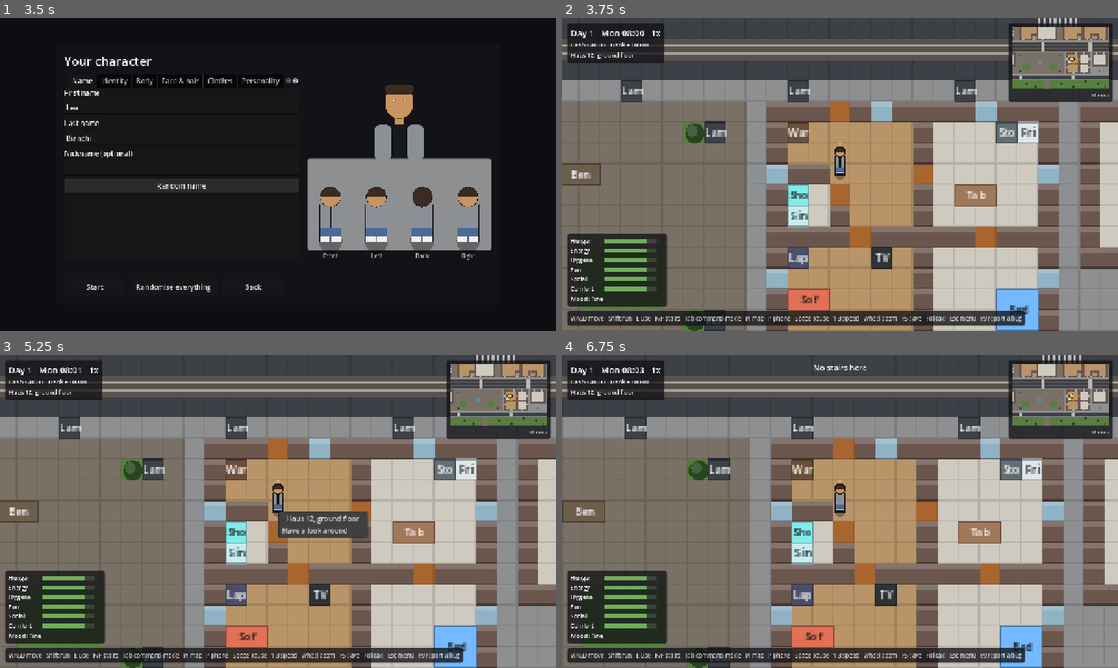
Above: before the commit, frames 1-4 (two rows, left to right).
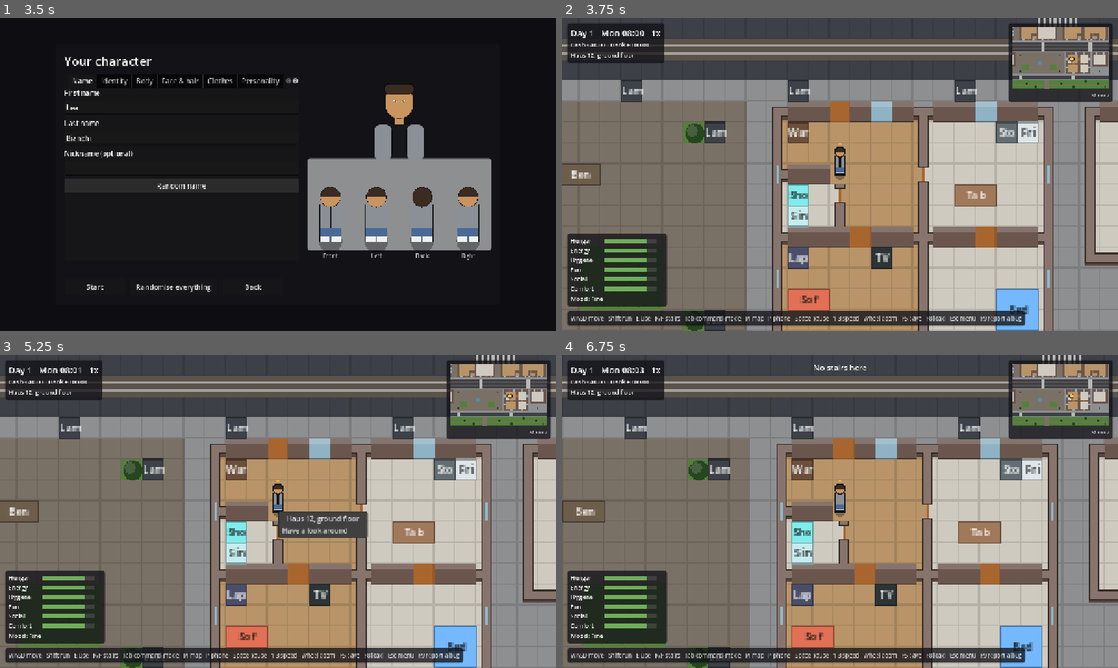
Above: after the commit, the same moments.

Repository: musterm4nn-alt/last-tram
Game: Godot game, scene res://game/main.tscn
The game is run twice, just before and just after one commit, with the same random seed, the same clock (stepped at 60 frames per second) and the same inputs.
Inputs (mouse positions are in pixels of both pictures, inside the frame that each line leads up to):
- Up to frame 1 (3.5 s): click "New game" at 0.5 s; click (183, 108) at 1.27 s; type "12" at 1.35 s; click (183, 136) at 1.5 s; type "12" at 1.58 s; click (183, 168) at 1.73 s; type "12" at 1.82 s; tap Enter (ui_accept) at 2, 2.27 s; move the mouse to (400, 158) at 2.02 s; hold D (move_right) 2.03-2.75 s; hold E (interact) 2.03-2.75 s; click (400, 158) at 2.17 s; tap Shift (run) at 2.3 s; click "Random name" at 2.75 s
- Up to frame 2 (3.75 s): click "Start" at 3.5 s
- Up to frame 3 (5.25 s): tap Enter (ui_accept) at 4.25, 5 s; drag from (166, 527) to (250, 574) at 4.27 s; move the mouse to (333, 442) at 5.02 s; hold D (move_right) from 5.03 s (still down); hold E (interact) from 5.03 s (still down)
- Up to frame 4 (6.75 s): tap Shift (run) at 5.3 s; release D (move_right) at 5.75 s; release E (interact) at 5.75 s; tap Enter (ui_accept) at 5.75, 6.5 s; drag from (812, 574) to (673, 464) at 5.77 s; move the mouse to (1006, 558) at 6.52 s; hold A (move_left) from 6.53 s (still down); hold Page Up (level_up) from 6.53 s (still down)

Frame 1 is identical in both runs. In frame 2, 9.2% of the frame differs, in the area x 36-100%, y 26-100%; in frame 3, 8.9%; in frame 4, 9.6%, in the area x 37-100%, y 26-100%.

Commit message:
T-0085: walls drawn by direction (thin walls, side windows)
Also files T-0086 (hidden interiors), which builds on it.

Co-Authored-By: Claude Opus 5.5 <noreply@anthropic.com>

Diff:
--- a/game/view2d/art_set.gd
+++ b/game/view2d/art_set.gd
@@ -12,6 +12,8 @@
 var name: String = ""
 ## Problems found while loading. The entries they concern were dropped.
 var errors: Array[String] = []
+## Optional colours of thin walls (T-0085): any of "top", "edge", "face", "glass".
+var thin_walls: Dictionary = {}
 
 var _sheets: Dictionary[String, Texture2D] = {}
 ## terrain id -> {"sheet": String, "cell": Vector2i, "variants": int}
@@ -82,6 +84,16 @@
 		var terrain := reader.read_obj(data, "terrain", path)
 		for terrain_id: Variant in terrain:
 			_read_terrain(str(terrain_id), terrain[terrain_id], content, reader, path)
+	if data.has("thin_walls"):
+		var colors := reader.read_obj(data, "thin_walls", path)
+		for key: Variant in colors:
+			var ctx := "%s: thin_walls '%s'" % [path, key]
+			if not str(key) in ["top", "edge", "face", "glass"]:
+				reader.error("%s: unknown colour (use top, edge, face, glass)" % ctx)
+			elif not colors[key] is String or not Color.html_is_valid(colors[key]):
+				reader.error("%s: must be a colour like \"#aabbcc\"" % ctx)
+			else:
+				thin_walls[str(key)] = Color(colors[key])
 	if data.has("objects"):
 		var objects := reader.read_obj(data, "objects", path)
 		for def_id: Variant in objects:
--- /dev/null
+++ b/game/view2d/wall_layer_2d.gd
@@ -0,0 +1,130 @@
+class_name WallLayer2D
+extends Node2D
+## Draws one floor's thin walls and doorways (WallShapes.THIN / DOORWAY, T-0085) above that
+## floor's TileMapLayer: the ground beside the wall in four quadrants, then a 6-px wall band
+## through the middle of the cell with arms to the neighbouring walls, a narrow face under
+## horizontal runs, glass in windows, jambs and a threshold in doorways. WorldView2D builds it
+## with add_cell() and the colours; it only redraws when rebuilt.
+
+const BAND_FROM: int = 5
+const BAND: int = 6
+
+## Colours: "top", "edge", "face", "glass", "door".
+var colors: Dictionary = {}
+var _cells: Array[Dictionary] = []
+
+
+## The colours for walls whose base (average) colour is `base`.
+static func colors_for(base: Color, door: Color) -> Dictionary:
+	return {
+		"top": base.lightened(0.18),
+		"edge": base.darkened(0.5),
+		"face": base.darkened(0.18),
+		"glass": Color("#8fb8c9"),
+		"door": door,
+	}
+
+
+## True when a wall with these arms runs east-west (for the glass of a window): it has both
+## east and west arms, or east or west but neither north nor south. At a T-junction the
+## straight run wins.
+static func runs_across(arms: int) -> bool:
+	var across := (arms & WallShapes.ARM_E != 0) and (arms & WallShapes.ARM_W != 0)
+	var down := (arms & WallShapes.ARM_N != 0) and (arms & WallShapes.ARM_S != 0)
+	if across != down:
+		return across
+	return arms & (WallShapes.ARM_N | WallShapes.ARM_S) == 0
+
+
+## Adds a cell to draw. `quads` holds four {"texture", "region"} grounds (NW, NE, SW, SE),
+## each possibly empty.
+func add_cell(cell: Vector2i, kind: int, arms: int, window: bool, quads: Array[Dictionary]) -> void:
+	_cells.append({"cell": cell, "kind": kind, "arms": arms, "window": window, "quads": quads})
+	queue_redraw()
+
+
+func _draw() -> void:
+	var px := ViewConfig.TILE_PX
+	var half := px / 2
+	for entry: Dictionary in _cells:
+		var origin: Vector2 = Vector2(entry["cell"]) * px
+		var quads: Array[Dictionary] = entry["quads"]
+		for q: int in 4:
+			var ground: Dictionary = quads[q]
+			if ground.is_empty():
+				continue
+			var offset := Vector2i((q % 2) * half, (q / 2) * half)
+			var region: Rect2i = ground["region"]
+			draw_texture_rect_region(ground["texture"], Rect2(origin + Vector2(offset), Vector2(half, half)),
+					Rect2(Vector2(region.position + offset), Vector2(half, half)))
+		if int(entry["kind"]) == WallShapes.DOORWAY:
+			_draw_doorway(origin, int(entry["arms"]))
+		else:
+			_draw_band(origin, int(entry["arms"]), bool(entry["window"]))
+
+
+## The wall band: the edge colour one pixel wider, the top inside it, then the face strip.
+func _draw_band(origin: Vector2, arms: int, window: bool) -> void:
+	var px := ViewConfig.TILE_PX
+	var a := BAND_FROM
+	var b := BAND_FROM + BAND
+	var edge: Color = colors["edge"]
+	var top: Color = colors["top"]
+	_rect(origin, Rect2i(a - 1, a - 1, BAND + 2, BAND + 2), edge)
+	if arms & WallShapes.ARM_N:
+		_rect(origin, Rect2i(a - 1, 0, BAND + 2, a), edge)
+	if arms & WallShapes.ARM_S:
+		_rect(origin, Rect2i(a - 1, b, BAND + 2, px - b), edge)
+	if arms & WallShapes.ARM_E:
+		_rect(origin, Rect2i(b, a - 1, px - b, BAND + 2), edge)
+	if arms & WallShapes.ARM_W:
+		_rect(origin, Rect2i(0, a - 1, a, BAND + 2), edge)
+	_rect(origin, Rect2i(a, a, BAND, BAND), top)
+	if arms & WallShapes.ARM_N:
+		_rect(origin, Rect2i(a, 0, BAND, a + 1), top)
+	if arms & WallShapes.ARM_S:
+		_rect(origin, Rect2i(a, b - 1, BAND, px - b + 1), top)
+	if arms & WallShapes.ARM_E:
+		_rect(origin, Rect2i(b - 1, a, px - b + 1, BAND), top)
+	if arms & WallShapes.ARM_W:
+		_rect(origin, Rect2i(0, a, a + 1, BAND), top)
+	# The narrow face under horizontal runs (the wall's height, seen from the south).
+	var face: Color = colors["face"]
+	var from_x := 0 if arms & WallShapes.ARM_W else a - 1
+	var to_x := px if arms & WallShapes.ARM_E else b + 1
+	if arms & WallShapes.ARM_S:
+		if arms & WallShapes.ARM_W:
+			_rect(origin, Rect2i(0, b + 1, a - 1, 2), face)
+		if arms & WallShapes.ARM_E:
+			_rect(origin, Rect2i(b + 1, b + 1, px - b - 1, 2), face)
+	else:
+		_rect(origin, Rect2i(from_x, b + 1, to_x - from_x, 2), face)
+	if window:
+		var glass: Color = colors["glass"]
+		if runs_across(arms):
+			_rect(origin, Rect2i(1, a + 2, px - 2, 2), glass)
+		else:
+			_rect(origin, Rect2i(a + 2, 1, 2, px - 2), glass)
+
+
+## A doorway: jambs where the wall meets it, and a wooden threshold across.
+func _draw_doorway(origin: Vector2, arms: int) -> void:
+	var px := ViewConfig.TILE_PX
+	var a := BAND_FROM
+	var edge: Color = colors["edge"]
+	var top: Color = colors["top"]
+	var door: Color = colors["door"]
+	if arms & (WallShapes.ARM_E | WallShapes.ARM_W) or arms == 0:
+		_rect(origin, Rect2i(3, a + 2, px - 6, 2), door)
+		for x: int in [0, px - 3]:
+			_rect(origin, Rect2i(x, a - 1, 3, BAND + 2), edge)
+			_rect(origin, Rect2i(x + (0 if x == 0 else 1), a, 2, BAND), top)
+	else:
+		_rect(origin, Rect2i(a + 2, 3, 2, px - 6), door)
+		for y: int in [0, px - 3]:
+			_rect(origin, Rect2i(a - 1, y, BAND + 2, 3), edge)
+			_rect(origin, Rect2i(a, y + (0 if y == 0 else 1), BAND, 2), top)
+
+
+func _rect(origin: Vector2, rect: Rect2i, color: Color) -> void:
+	draw_rect(Rect2(origin + Vector2(rect.position), Vector2(rect.size)), color)
--- /dev/null
+++ b/game/view2d/wall_shapes.gd
@@ -0,0 +1,90 @@
+class_name WallShapes
+extends RefCounted
+## How each wall, window and door cell is drawn in the 3/4 view (T-0085). The wall along the
+## top of a room shows its FACE (the plaster, a window, a front door: the cell's tile); every
+## other wall is a THIN line through its cell with ground beside it; a door in such a wall is
+## a DOORWAY. Pure functions of the grid; the sim still treats walls as whole cells.
+
+const NONE: int = 0
+const FACE: int = 1
+const THIN: int = 2
+const DOORWAY: int = 3
+
+const ARM_N: int = 1
+const ARM_E: int = 2
+const ARM_S: int = 4
+const ARM_W: int = 8
+
+const DOOR: String = "door"
+
+
+## FACE, THIN, DOORWAY or NONE for a cell.
+static func kind(grid: WorldGrid, cell: Vector3i) -> int:
+	if not grid.in_bounds(cell):
+		return NONE
+	var terrain := grid.terrain_def_at(cell)
+	if terrain.surface == "wall":
+		var south := cell + Vector3i(0, 1, 0)
+		if _indoor(grid, south) and not _is_door(grid, south):
+			return FACE
+		if not _near_indoor(grid, cell):
+			return THIN if _walled(grid, south) else FACE
+		return THIN
+	if terrain.id == DOOR:
+		for side: Vector3i in [Vector3i(1, 0, 0), Vector3i(-1, 0, 0)]:
+			var next := cell + side
+			if grid.in_bounds(next) and grid.terrain_def_at(next).surface == "wall" and kind(grid, next) == FACE:
+				return FACE
+		return DOORWAY
+	return NONE
+
+
+## Bitmask (ARM_N, ARM_E, ARM_S, ARM_W) of the neighbours that are walls, windows or doors.
+static func arms(grid: WorldGrid, cell: Vector3i) -> int:
+	var mask := 0
+	if _walled(grid, cell + Vector3i(0, -1, 0)):
+		mask |= ARM_N
+	if _walled(grid, cell + Vector3i(1, 0, 0)):
+		mask |= ARM_E
+	if _walled(grid, cell + Vector3i(0, 1, 0)):
+		mask |= ARM_S
+	if _walled(grid, cell + Vector3i(-1, 0, 0)):
+		mask |= ARM_W
+	return mask
+
+
+## The cell whose ground fills quadrant 0 NW, 1 NE, 2 SW, 3 SE of a thin wall or doorway: the
+## first of the horizontal neighbour, the vertical neighbour and the diagonal on that side
+## that isn't a wall, window or door; the cell itself when all three are.
+static func quadrant_ground(grid: WorldGrid, cell: Vector3i, quadrant: int) -> Vector3i:
+	var dx := 1 if quadrant % 2 == 1 else -1
+	var dy := 1 if quadrant >= 2 else -1
+	for offset: Vector3i in [Vector3i(dx, 0, 0), Vector3i(0, dy, 0), Vector3i(dx, dy, 0)]:
+		var next := cell + offset
+		if grid.in_bounds(next) and not _walled(grid, next):
+			return next
+	return cell
+
+
+## True for walls, windows and doors (the cells a wall line connects through).
+static func _walled(grid: WorldGrid, cell: Vector3i) -> bool:
+	if not grid.in_bounds(cell):
+		return false
+	var terrain := grid.terrain_def_at(cell)
+	return terrain.surface == "wall" or terrain.id == DOOR
+
+
+static func _indoor(grid: WorldGrid, cell: Vector3i) -> bool:
+	return grid.in_bounds(cell) and grid.terrain_def_at(cell).indoor
+
+
+static func _is_door(grid: WorldGrid, cell: Vector3i) -> bool:
+	return grid.in_bounds(cell) and grid.terrain_def_at(cell).id == DOOR
+
+
+static func _near_indoor(grid: WorldGrid, cell: Vector3i) -> bool:
+	for dy: int in range(-1, 2):
+		for dx: int in range(-1, 2):
+			if (dx != 0 or dy != 0) and _indoor(grid, cell + Vector3i(dx, dy, 0)):
+				return true
+	return false
--- a/game/view2d/world_view_2d.gd
+++ b/game/view2d/world_view_2d.gd
@@ -2,12 +2,15 @@
 extends Node2D
 ## Draws the world grid: one TileMapLayer per floor level, and only the level in
 ## Session.viewed_level is visible. Each cell uses the active art set's tile for its terrain,
-## or the placeholder tile when the set has none. Rebuilds when the grid changes.
+## or the placeholder tile when the set has none. Thin walls and doorways (WallShapes, T-0085)
+## are left out of the tile layer and drawn by a WallLayer2D per floor. Rebuilds when the
+## grid changes.
 
 ## The art set the 2D view draws with (set from --art in main.gd). Empty = placeholders.
 static var art: ArtSet = ArtSet.new()
 
 var _layers: Dictionary[int, TileMapLayer] = {}
+var _wall_layers: Dictionary[int, WallLayer2D] = {}
 var _built_revision: int = -1
 ## Atlas source id per art sheet texture, in the tile set being built.
 var _sources: Dictionary[Texture2D, int] = {}
@@ -20,17 +23,33 @@
 func rebuild() -> void:
 	for layer: TileMapLayer in _layers.values():
 		layer.queue_free()
+	for walls: WallLayer2D in _wall_layers.values():
+		walls.queue_free()
 	_layers.clear()
+	_wall_layers.clear()
 	_sources.clear()
 	var grid := Session.sim.world.grid
 	var tile_set := PlaceholderTiles.build_tile_set(Session.content)
+	var placeholder := (tile_set.get_source(PlaceholderTiles.SOURCE_ID) as TileSetAtlasSource).texture
+	var colors := _wall_colors(placeholder)
 	for level: int in grid.levels():
 		var layer := TileMapLayer.new()
 		layer.name = "Level%d" % level
 		layer.tile_set = tile_set
+		var walls := WallLayer2D.new()
+		walls.name = "Walls%d" % level
+		walls.colors = colors
 		for y: int in grid.height:
 			for x: int in grid.width:
-				var terrain := grid.terrain_at(Vector3i(x, y, level))
+				var cell := Vector3i(x, y, level)
+				var kind := WallShapes.kind(grid, cell)
+				if kind == WallShapes.THIN or kind == WallShapes.DOORWAY:
+					var quads: Array[Dictionary] = []
+					for q: int in 4:
+						quads.append(_ground(grid, WallShapes.quadrant_ground(grid, cell, q), placeholder))
+					walls.add_cell(Vector2i(x, y), kind, WallShapes.arms(grid, cell), grid.terrain_def_at(cell).id == "window", quads)
+					continue
+				var terrain := grid.terrain_at(cell)
 				var tile := art.terrain_tile(Session.content.terrain(terrain).id, Vector2i(x, y))
 				if tile.is_empty():
 					layer.set_cell(Vector2i(x, y), PlaceholderTiles.SOURCE_ID, Vector2i(terrain, 0))
@@ -39,7 +58,9 @@
 					var coords := region.position / ViewConfig.TILE_PX
 					layer.set_cell(Vector2i(x, y), _source_for(tile_set, tile["texture"], coords), coords)
 		add_child(layer)
+		add_child(walls)
 		_layers[level] = layer
+		_wall_layers[level] = walls
 	_built_revision = grid.revision
 	_update_visibility()
 
@@ -50,6 +71,48 @@
 	if Session.sim.world.grid.revision != _built_revision:
 		rebuild()
 	_update_visibility()
+
+
+## The tile drawn for a cell's ground: {"texture", "region"} from the art set or the
+## placeholder; {} for walls (a thin wall with walls all round).
+func _ground(grid: WorldGrid, cell: Vector3i, placeholder: Texture2D) -> Dictionary:
+	var terrain := grid.terrain_at(cell)
+	var terrain_id := Session.content.terrain(terrain).id
+	if WallShapes.kind(grid, cell) != WallShapes.NONE:
+		return {}
+	var tile := art.terrain_tile(terrain_id, Vector2i(cell.x, cell.y))
+	if not tile.is_empty():
+		return tile
+	var px := ViewConfig.TILE_PX
+	return {"texture": placeholder, "region": Rect2i(terrain * px, 0, px, px)}
+
+
+## Thin wall colours: the art set's "thin_walls", else from the wall tile's average colour.
+func _wall_colors(placeholder: Texture2D) -> Dictionary:
+	var door_color := Session.content.terrain(Session.content.terrain_index("door")).debug_color
+	var colors := WallLayer2D.colors_for(_average("wall", placeholder), door_color)
+	for key: String in art.thin_walls:
+		colors[key] = art.thin_walls[key]
+	return colors
+
+
+## The average opaque colour of a terrain's tile (first variant).
+func _average(terrain_id: String, placeholder: Texture2D) -> Color:
+	var tile := art.terrain_tile(terrain_id, Vector2i.ZERO)
+	var index := Session.content.terrain_index(terrain_id)
+	if tile.is_empty():
+		return Session.content.terrain(index).debug_color
+	var image: Image = (tile["texture"] as Texture2D).get_image()
+	var region: Rect2i = tile["region"]
+	var sum := Color(0, 0, 0, 0)
+	var n := 0
+	for y: int in range(region.position.y, region.end.y):
+		for x: int in range(region.position.x, region.end.x):
+			var c := image.get_pixel(x, y)
+			if c.a > 0.5:
+				sum += c
+				n += 1
+	return Color(sum.r / n, sum.g / n, sum.b / n) if n > 0 else Session.content.terrain(index).debug_color
 
 
 ## The atlas source for an art sheet (added on first use), with a tile at `coords`.
@@ -69,3 +132,4 @@
 func _update_visibility() -> void:
 	for level: int in _layers:
 		_layers[level].visible = level == Session.viewed_level
+		_wall_layers[level].visible = level == Session.viewed_level
--- a/tests/fixtures/art2d/bad.json
+++ b/tests/fixtures/art2d/bad.json
@@ -1,16 +1,88 @@
 {
 	"name": "Broken on purpose",
-	"sheets": { "test": "res://tests/fixtures/art2d/sheet.png", "gone": "res://tests/fixtures/art2d/missing.png" },
+	"sheets": {
+		"test": "res://tests/fixtures/art2d/sheet.png",
+		"gone": "res://tests/fixtures/art2d/missing.png"
+	},
 	"terrain": {
-		"lava": { "sheet": "test", "cell": [0, 0] },
-		"road": { "sheet": "gone", "cell": [0, 0] },
-		"grass": { "sheet": "test", "cell": [11, 0], "variants": 2 },
-		"sidewalk": { "sheet": "test", "cell": [1, 0] }
+		"lava": {
+			"sheet": "test",
+			"cell": [
+				0,
+				0
+			]
+		},
+		"road": {
+			"sheet": "gone",
+			"cell": [
+				0,
+				0
+			]
+		},
+		"grass": {
+			"sheet": "test",
+			"cell": [
+				11,
+				0
+			],
+			"variants": 2
+		},
+		"sidewalk": {
+			"sheet": "test",
+			"cell": [
+				1,
+				0
+			]
+		}
 	},
 	"objects": {
-		"spaceship": { "sheet": "test", "rect": [0, 0, 16, 16] },
-		"bench": { "sheet": "test", "rect": [180, 40, 32, 32] },
-		"sofa": { "sheet": "test", "rects": [[0, 0, 16, 16], [0, 0, 16, 16]] },
-		"tv": { "sheet": "test", "rect": [0, 16, 16, 24] }
+		"spaceship": {
+			"sheet": "test",
+			"rect": [
+				0,
+				0,
+				16,
+				16
+			]
+		},
+		"bench": {
+			"sheet": "test",
+			"rect": [
+				180,
+				40,
+				32,
+				32
+			]
+		},
+		"sofa": {
+			"sheet": "test",
+			"rects": [
+				[
+					0,
+					0,
+					16,
+					16
+				],
+				[
+					0,
+					0,
+					16,
+					16
+				]
+			]
+		},
+		"tv": {
+			"sheet": "test",
+			"rect": [
+				0,
+				16,
+				16,
+				24
+			]
+		}
+	},
+	"thin_walls": {
+		"roof": "#ffffff",
+		"edge": "brown"
 	}
 }
--- a/tests/fixtures/art2d/fixture.json
+++ b/tests/fixtures/art2d/fixture.json
@@ -1,12 +1,67 @@
 {
 	"name": "Test fixture",
-	"sheets": { "test": "res://tests/fixtures/art2d/sheet.png" },
+	"sheets": {
+		"test": "res://tests/fixtures/art2d/sheet.png"
+	},
 	"terrain": {
-		"grass": { "sheet": "test", "cell": [0, 0], "variants": 3 },
-		"road": { "sheet": "test", "cell": [3, 0] }
+		"grass": {
+			"sheet": "test",
+			"cell": [
+				0,
+				0
+			],
+			"variants": 3
+		},
+		"road": {
+			"sheet": "test",
+			"cell": [
+				3,
+				0
+			]
+		}
 	},
 	"objects": {
-		"bench": { "sheet": "test", "rect": [0, 16, 16, 24] },
-		"bed_double": { "sheet": "test", "rects": [[16, 16, 32, 48], [48, 16, 48, 32], [96, 16, 32, 48], [128, 16, 48, 32]] }
+		"bench": {
+			"sheet": "test",
+			"rect": [
+				0,
+				16,
+				16,
+				24
+			]
+		},
+		"bed_double": {
+			"sheet": "test",
+			"rects": [
+				[
+					16,
+					16,
+					32,
+					48
+				],
+				[
+					48,
+					16,
+					48,
+					32
+				],
+				[
+					96,
+					16,
+					32,
+					48
+				],
+				[
+					128,
+					16,
+					48,
+					32
+				]
+			]
+		}
+	},
+	"thin_walls": {
+		"top": "#d8c3a5",
+		"edge": "#3a2e24"
 	}
 }
--- a/tests/game/test_art_set.gd
+++ b/tests/game/test_art_set.gd
@@ -33,7 +33,7 @@
 			"terrain 'road': no loaded sheet 'gone'", "terrain 'grass': cell", "object 'spaceship': no such object",
 			"object 'bench': rect", "object 'sofa': 'rects' must list 4"]:
 		assert_true(text.contains(expected), "expected an error containing \"%s\" in:\n%s" % [expected, text])
-	assert_eq(art.errors.size(), 7, text)
+	assert_eq(art.errors.size(), 9, text)
 	for terrain_id: String in ["lava", "road", "grass"]:
 		assert_eq(art.terrain_tile(terrain_id, Vector2i.ZERO), {}, "%s falls back" % terrain_id)
 	for def_id: String in ["spaceship", "bench", "sofa"]:
@@ -70,3 +70,13 @@
 	assert_eq(ObjectView2D.sprite_rect(footprint, Vector2i(32, 40)), Rect2(32, 24, 32, 40), "taller: rises above")
 	assert_eq(ObjectView2D.sprite_rect(footprint, Vector2i(20, 16)), Rect2(38, 48, 20, 16), "narrower: centred")
 	assert_eq(ObjectView2D.sprite_rect(footprint, Vector2i(21, 16)), Rect2(37, 48, 21, 16), "whole pixels")
+
+
+## T-0085
+func test_thin_wall_colours() -> void:
+	var art := ArtSet.load_set("fixture", content(), ROOT)
+	assert_eq(art.thin_walls.size(), 2)
+	assert_eq(art.thin_walls["top"], Color("#d8c3a5"))
+	var bad := ArtSet.load_set("bad", content(), ROOT)
+	assert_true("\n".join(bad.errors).contains("thin_walls 'roof': unknown colour"), "\n".join(bad.errors))
+	assert_true("\n".join(bad.errors).contains("thin_walls 'edge': must be a colour"), "\n".join(bad.errors))
--- /dev/null
+++ b/tests/game/test_wall_shapes.gd
@@ -0,0 +1,71 @@
+extends TestCase
+## T-0085: walls are drawn by direction: the top wall of a room shows its face, the others
+## are thin lines with the right arms and the right ground beside them.
+
+## A room with a window in its top wall and one in its west wall, a door in the top wall, a
+## door in the east wall, a doorway in the bottom wall; a free-standing wall on the square.
+const ROWS: PackedStringArray = [
+	"::::::::::",
+	":#W#D##:::",
+	":W.....D::",
+	":#..@..#::",
+	":###D###::",
+	"::::::::::",
+	"::::##::::",
+	"::::::::::",
+]
+
+
+func _grid() -> WorldGrid:
+	return SimFactory.from_rows(content(), ROWS).world.grid
+
+
+func test_kinds_in_a_room() -> void:
+	var grid := _grid()
+	assert_eq(WallShapes.kind(grid, Vector3i(3, 1, 0)), WallShapes.FACE, "top wall")
+	assert_eq(WallShapes.kind(grid, Vector3i(2, 1, 0)), WallShapes.FACE, "window in the top wall")
+	assert_eq(WallShapes.kind(grid, Vector3i(1, 1, 0)), WallShapes.THIN, "top-left corner: the room isn't below it")
+	assert_eq(WallShapes.kind(grid, Vector3i(1, 2, 0)), WallShapes.THIN, "window in the west wall")
+	assert_eq(WallShapes.kind(grid, Vector3i(7, 3, 0)), WallShapes.THIN, "east wall")
+	assert_eq(WallShapes.kind(grid, Vector3i(2, 4, 0)), WallShapes.THIN, "bottom wall")
+	assert_eq(WallShapes.kind(grid, Vector3i(4, 6, 0)), WallShapes.FACE, "free-standing wall")
+	assert_eq(WallShapes.kind(grid, Vector3i(3, 3, 0)), WallShapes.NONE, "floor")
+	assert_eq(WallShapes.kind(grid, Vector3i(0, 0, 0)), WallShapes.NONE, "square")
+	assert_eq(WallShapes.kind(grid, Vector3i(-1, 0, 0)), WallShapes.NONE, "outside the town")
+
+
+func test_door_kinds() -> void:
+	var grid := _grid()
+	assert_eq(WallShapes.kind(grid, Vector3i(4, 1, 0)), WallShapes.FACE, "front door in the top wall")
+	assert_eq(WallShapes.kind(grid, Vector3i(7, 2, 0)), WallShapes.DOORWAY, "door in the east wall")
+	assert_eq(WallShapes.kind(grid, Vector3i(4, 4, 0)), WallShapes.DOORWAY, "door in the bottom wall")
+
+
+func test_arms() -> void:
+	var grid := _grid()
+	assert_eq(WallShapes.arms(grid, Vector3i(1, 1, 0)), WallShapes.ARM_E | WallShapes.ARM_S, "corner")
+	assert_eq(WallShapes.arms(grid, Vector3i(1, 3, 0)), WallShapes.ARM_N | WallShapes.ARM_S, "west wall")
+	assert_eq(WallShapes.arms(grid, Vector3i(7, 3, 0)), WallShapes.ARM_N | WallShapes.ARM_S, "east wall, door above")
+	assert_eq(WallShapes.arms(grid, Vector3i(4, 4, 0)), WallShapes.ARM_E | WallShapes.ARM_W, "doorway in the bottom wall")
+	assert_eq(WallShapes.arms(grid, Vector3i(4, 6, 0)), WallShapes.ARM_E, "free wall, one neighbour")
+
+
+func test_quadrant_ground() -> void:
+	var grid := _grid()
+	var west_wall := Vector3i(1, 3, 0)
+	assert_eq(WallShapes.quadrant_ground(grid, west_wall, 0), Vector3i(0, 3, 0), "NW: the square to the west")
+	assert_eq(WallShapes.quadrant_ground(grid, west_wall, 3), Vector3i(2, 3, 0), "SE: the floor to the east")
+	var bottom := Vector3i(2, 4, 0)
+	assert_eq(WallShapes.quadrant_ground(grid, bottom, 0), Vector3i(2, 3, 0), "NW: the floor above")
+	assert_eq(WallShapes.quadrant_ground(grid, bottom, 2), Vector3i(2, 5, 0), "SW: the square below")
+	var corner := Vector3i(1, 1, 0)
+	assert_eq(WallShapes.quadrant_ground(grid, corner, 3), Vector3i(2, 2, 0), "SE of a corner: the diagonal floor")
+	assert_eq(WallShapes.quadrant_ground(grid, corner, 0), Vector3i(0, 1, 0), "NW of a corner: the square")
+
+
+func test_glass_follows_the_straight_run() -> void:
+	assert_false(WallLayer2D.runs_across(WallShapes.ARM_N | WallShapes.ARM_S | WallShapes.ARM_E), "T-junction on a north-south wall")
+	assert_true(WallLayer2D.runs_across(WallShapes.ARM_E | WallShapes.ARM_W | WallShapes.ARM_S), "T-junction on an east-west wall")
+	assert_true(WallLayer2D.runs_across(WallShapes.ARM_E), "end of an east-west wall")
+	assert_false(WallLayer2D.runs_across(WallShapes.ARM_S), "end of a north-south wall")
+	assert_true(WallLayer2D.runs_across(0), "alone: east-west")
Not shown, added: game/view2d/wall_layer_2d.gd.uid
Not shown, added: game/view2d/wall_shapes.gd.uid
Not shown, added: tests/game/test_wall_shapes.gd.uid
Not shown, changed: data/art2d/README.md
Not shown, changed: docs/art.md
Not shown, added: tickets/T-0085-thin-walls.md
Not shown, added: tickets/T-0086-hidden-interiors.md
